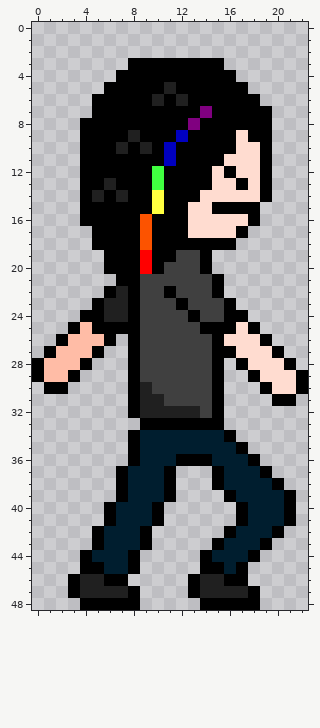
Two versions of one pixel-art sprite, sprites/images/LIMKIN_WALK_L_R_ANIM_0.png. This is how it looked before the edit.
The file is 23x49 pixels.
After the commit:
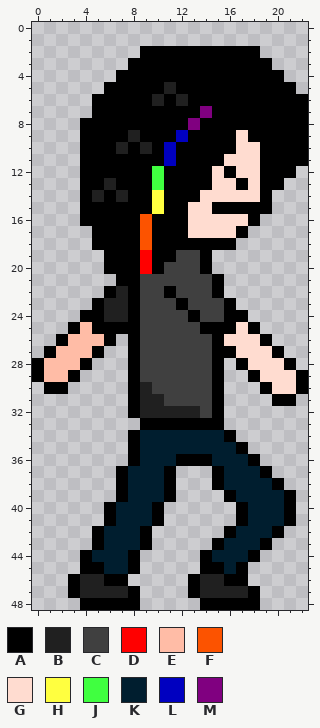
Palette (. is transparent): A #000000  B #202020  C #404040  D #ff0000  E #ffbca6  F #fc5300  G #ffdcd0  H #ffff40  J #40ff40  K #001e2f  L #0000c0  M #800080
The edit:
The edit adds colour A in row 2 at x 9 to 18; in row 3 at x 16 to 19; in row 4 at x 17 to 20; in row 5 at x 18 to 21; in row 6 at x 19 to 22; in rows 7 to 11 at x 20 to 22.
The edit adds colour A in row 12 at x 20 to 21; in row 13 at x 20; in row 15 at x 19.
